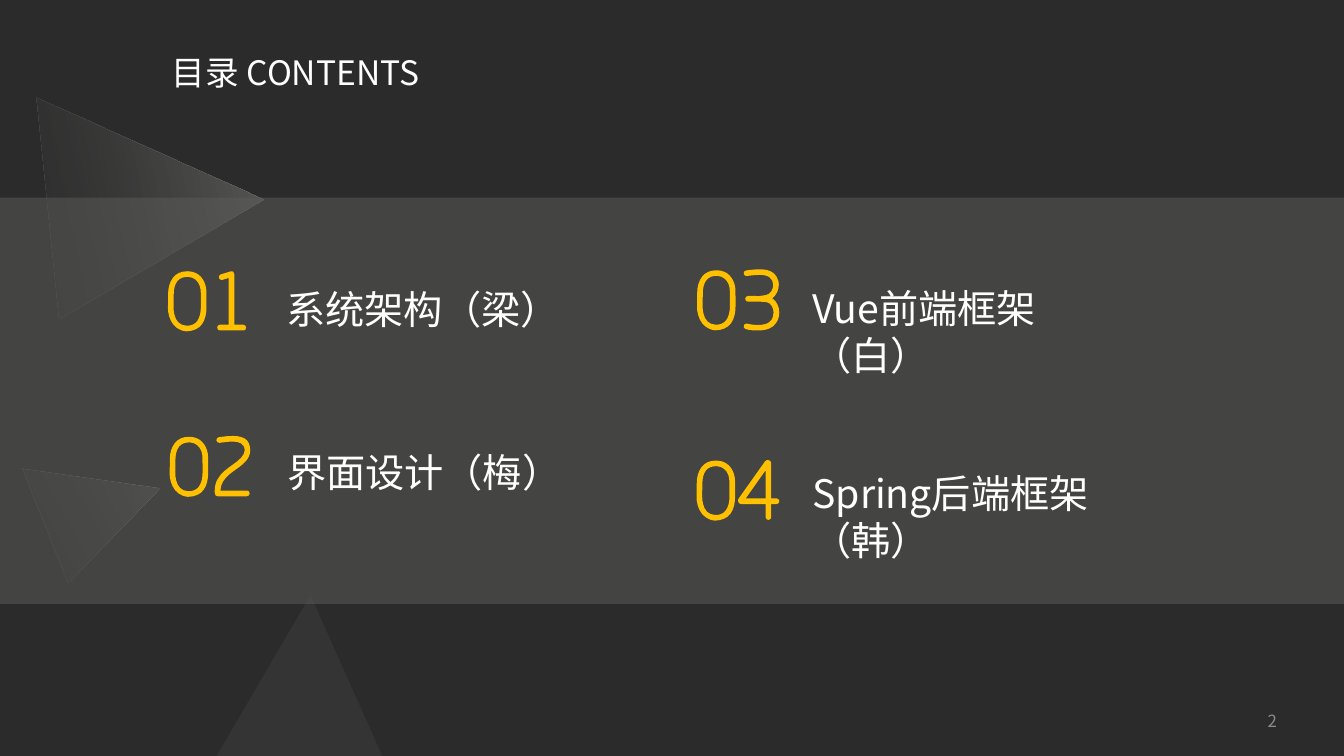
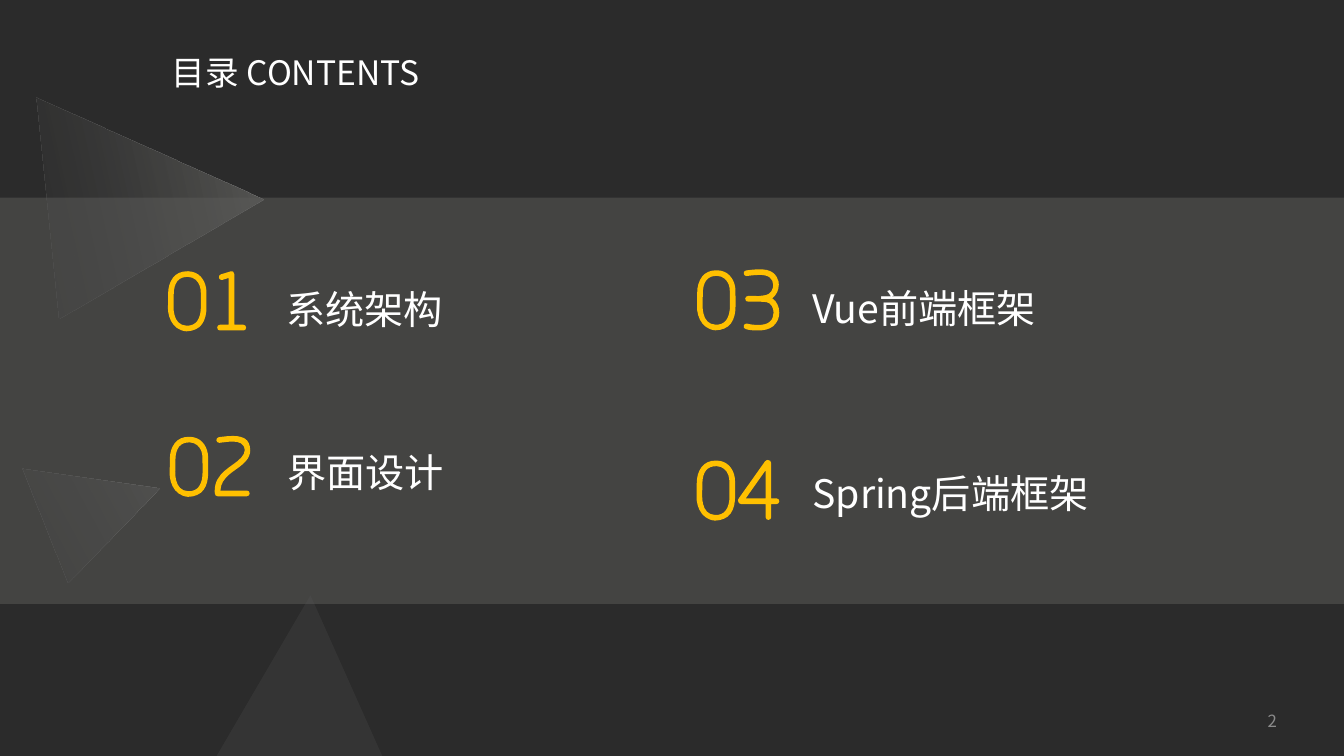
Before and after one commit to Software-Training/Development-steps, a slide deck: slide 2 of 项目架构与框架.pptx. Drawn at 1344x756 pixels with LibreOffice and Linux fonts; fonts in the diff are those of the drawing; background and template pictures are left out; a plain dark background stands for a picture behind light text. Boxes give left, top, right and bottom in pixels: in the first picture for what was removed or moved away, otherwise in the second. Text is boxed around its words. In the diff, an @@ line names an element or a change of style, - is before the commit and + after.

Commit message:
lcc commit 架构

```diff
--- a/项目架构与框架.pptx
+++ b/项目架构与框架.pptx
@@ text at [286,291,443,327]: text changed @@
-系统架构（梁）
+系统架构
@@ text at [812,290,1035,326]: text changed @@
-Vue前端框架（白）
+Vue前端框架
@@ text at [287,454,444,490]: text changed @@
-界面设计（梅）
+界面设计
@@ text at [812,475,1088,518]: text changed @@
-Spring后端框架（韩）
+Spring后端框架
```
Also in this commit, not shown: 1 other slide changed.
